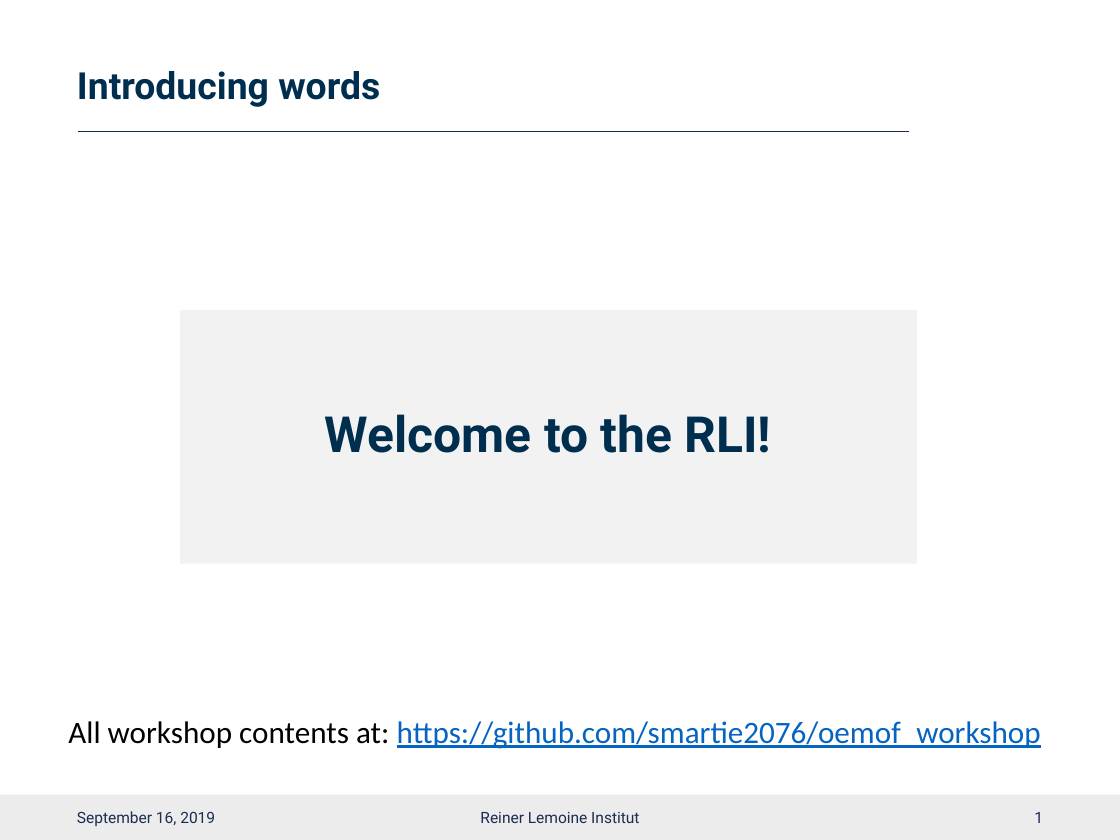
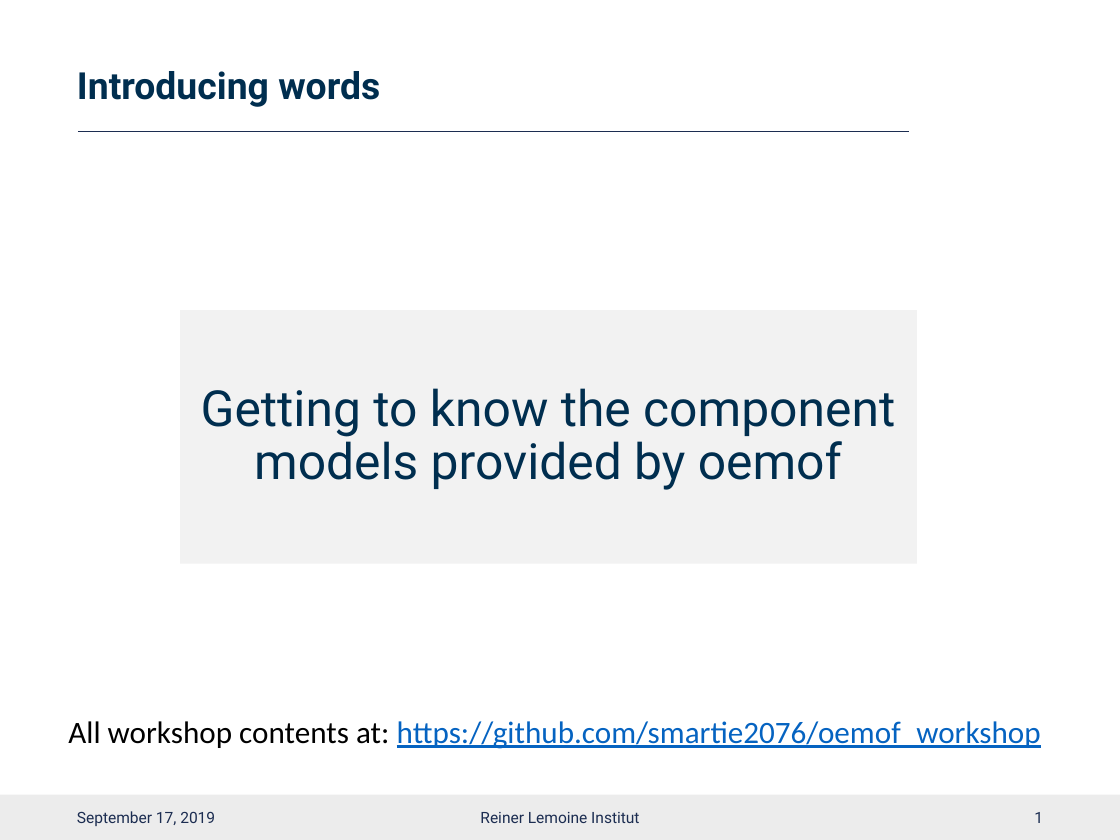
Before and after one commit to smartie2076/oemof_workshop, a slide deck: slide 2 of Oemof_Workshop_04_Kickoff_Tuesday.pptx. Drawn at 1120x840 pixels with LibreOffice and Linux fonts; fonts in the diff are those of the drawing; background and template pictures are left out. Boxes give left, top, right and bottom in pixels: in the first picture for what was removed or moved away, otherwise in the second. Text is boxed around its words. In the diff, an @@ line names an element or a change of style, - is before the commit and + after.

Commit message:
All presentations, updates from 17.9 * updated presentation 4

```diff
--- a/Oemof_Workshop_04_Kickoff_Tuesday.pptx
+++ b/Oemof_Workshop_04_Kickoff_Tuesday.pptx
@@ text at (201, 388, 895, 490): text changed; bold off @@
-Welcome to the RLI!
+Getting to know the component models provided by oemof
@@ text at (77, 811, 215, 826): text changed @@
-September 16, 2019
+September 17, 2019
```
Also in this commit, not shown: 1 slide removed, 1 other file.
